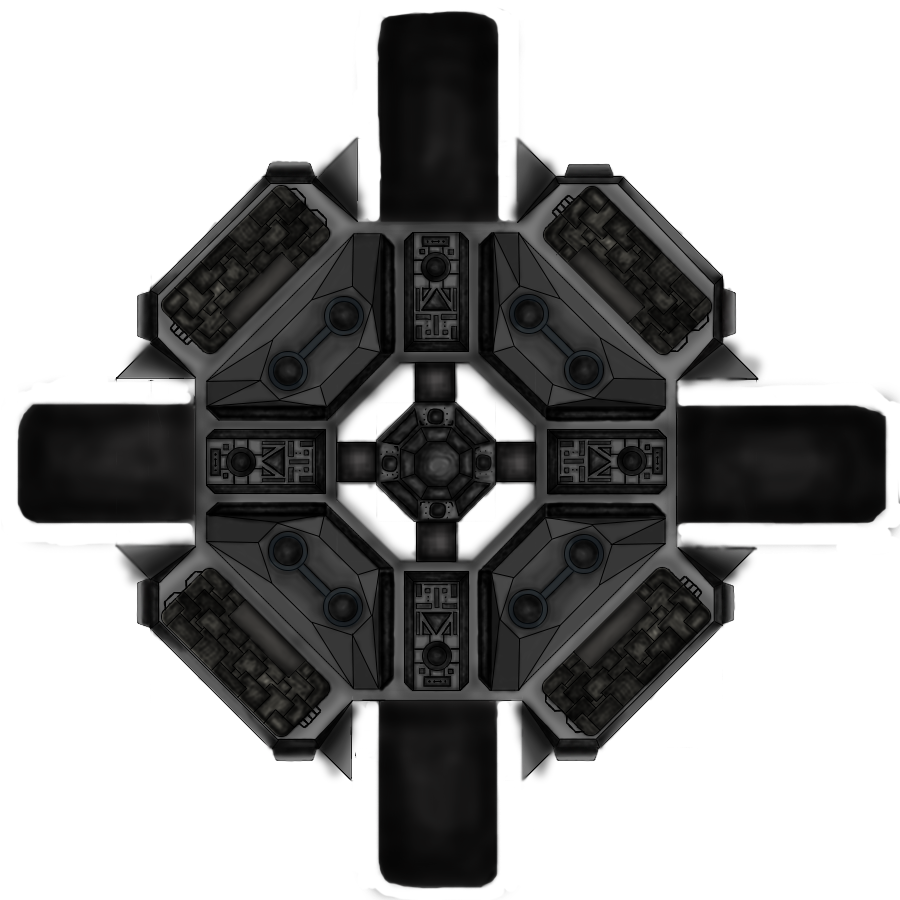
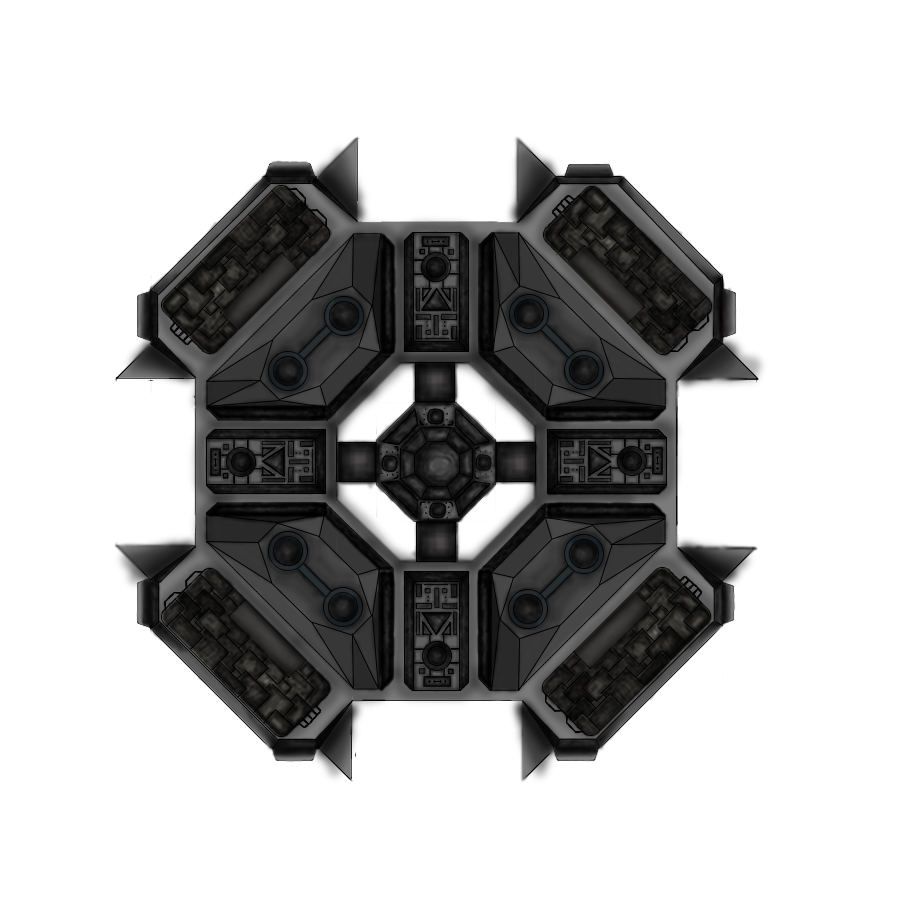
Comparing the layer stacks of the two w=900, h=900 images. Changes:
hid "bridges", painted on it over left=1, top=8, right=900, bottom=900
painted on "base" over left=15, top=9, right=891, bottom=892
